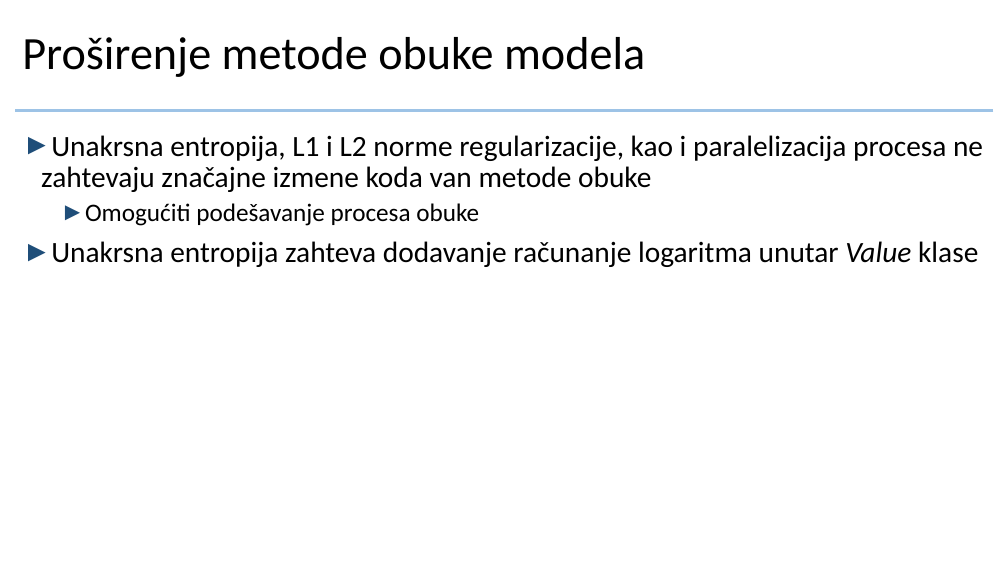
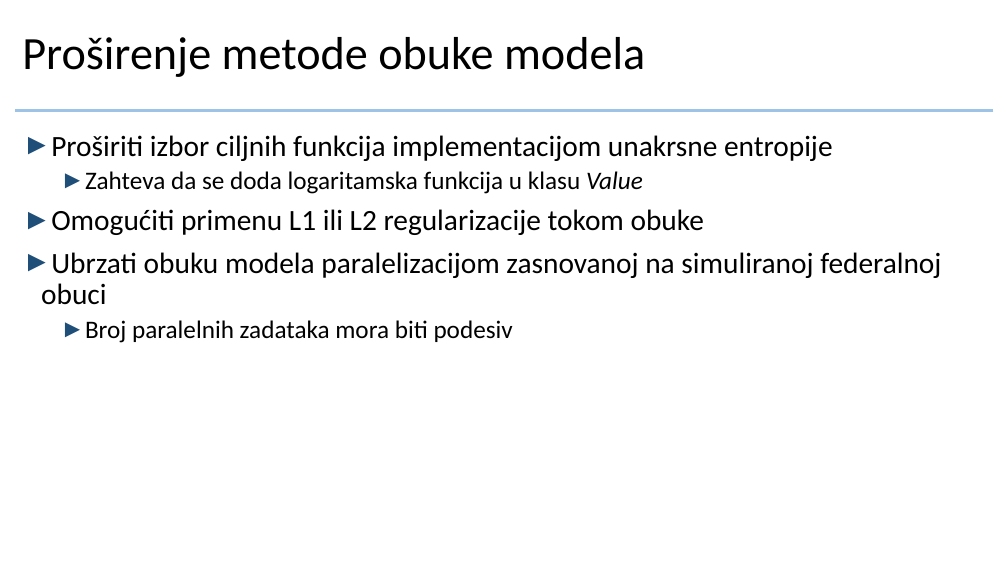
Before and after one commit to crnicavic/dumbgrad, a slide deck: slide 23 of doc/prezentacija.pptx. Drawn at 1008x567 pixels with LibreOffice and Linux fonts; fonts in the diff are those of the drawing; background and template pictures are left out. Boxes give left, top, right and bottom in pixels: in the first picture for what was removed or moved away, otherwise in the second. Text is boxed around its words. In the diff, an @@ line names an element or a change of style, - is before the commit and + after.

```diff
--- a/doc/prezentacija.pptx
+++ b/doc/prezentacija.pptx
@@ text at bbox=[41, 135, 941, 343]: text changed @@
-► Unakrsna entropija, L1 i L2 norme regularizacije, kao i paralelizacija procesa ne zahtevaju značajne izmene koda van metode obuke
-  ► Omogućiti podešavanje procesa obuke
-► Unakrsna entropija zahteva dodavanje računanje logaritma unutar Value klase
+► Proširiti izbor ciljnih funkcija implementacijom unakrsne entropije
+  ► Zahteva da se doda logaritamska funkcija u klasu Value
+► Omogućiti primenu L1 ili L2 regularizacije tokom obuke
+► Ubrzati obuku modela paralelizacijom zasnovanoj na simuliranoj federalnoj obuci
+  ► Broj paralelnih zadataka mora biti podesiv
```
Also in this commit, not shown: 1 other slide changed.
